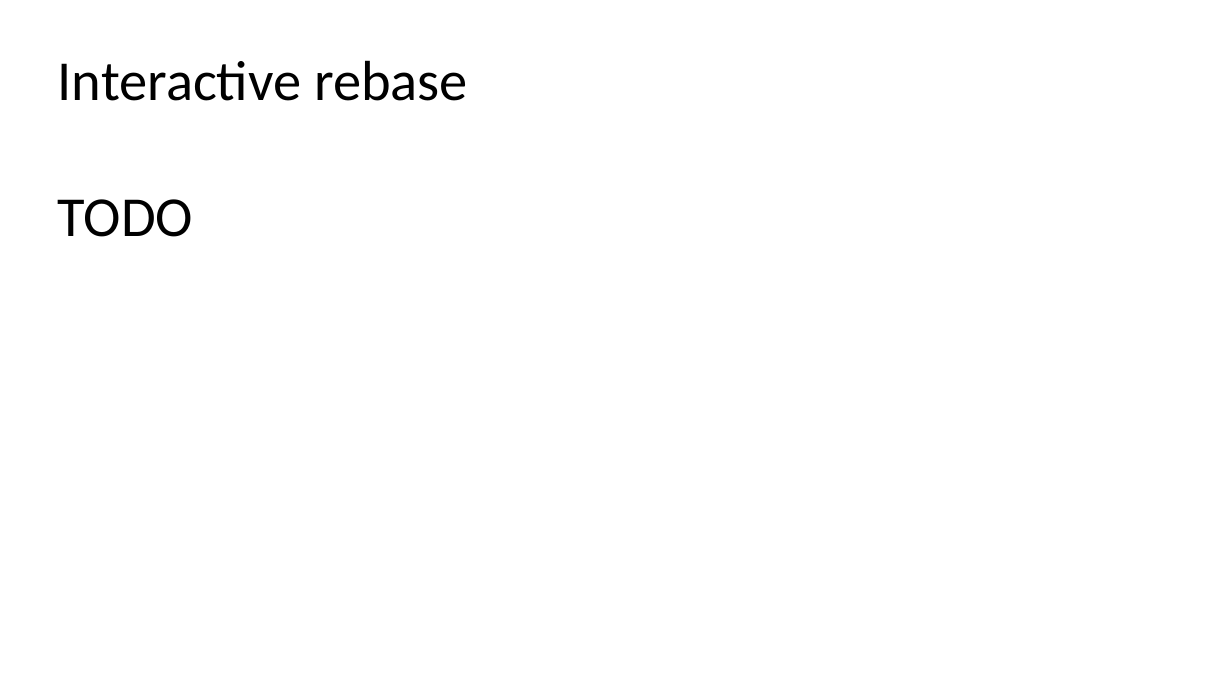
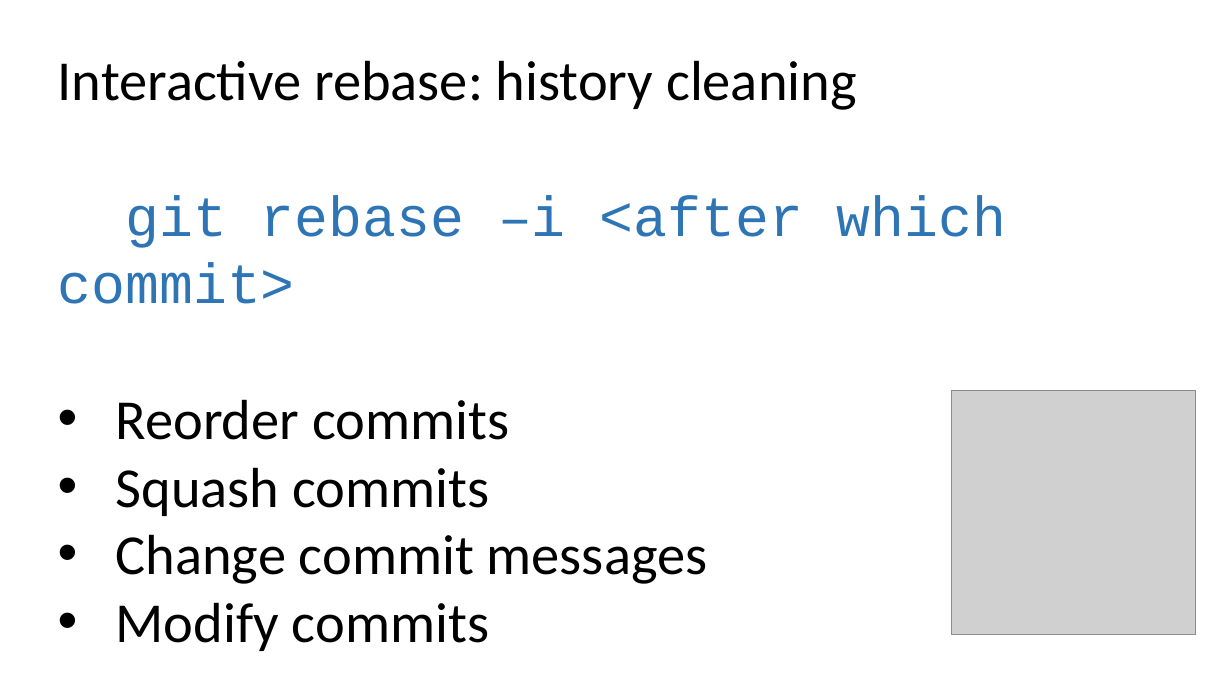
Before and after one commit to ogvolkov/git-101, a slide deck: slide 42 of git101.pptx. Drawn at 1232x693 pixels with LibreOffice and Linux fonts; fonts in the diff are those of the drawing; grey boxes stand for pictures. Boxes give left, top, right and bottom in pixels: in the first picture for what was removed or moved away, otherwise in the second. Text is boxed around its words. In the diff, an @@ line names an element or a change of style, - is before the commit and + after.

Commit message:
Interactive rebase

```diff
--- a/git101.pptx
+++ b/git101.pptx
@@ text at (x1=58, y1=60, x2=1006, y2=651): text changed @@
-Interactive rebase
-TODO
+Interactive rebase: history cleaning
+git rebase –i <after which commit>
+• Reorder commits
+• Squash commits
+• Change commit messages
+• Modify commits
@@ picture added at (x1=952, y1=391, x2=1196, y2=635) @@
```
Also in this commit, not shown: 2 other slides changed.
